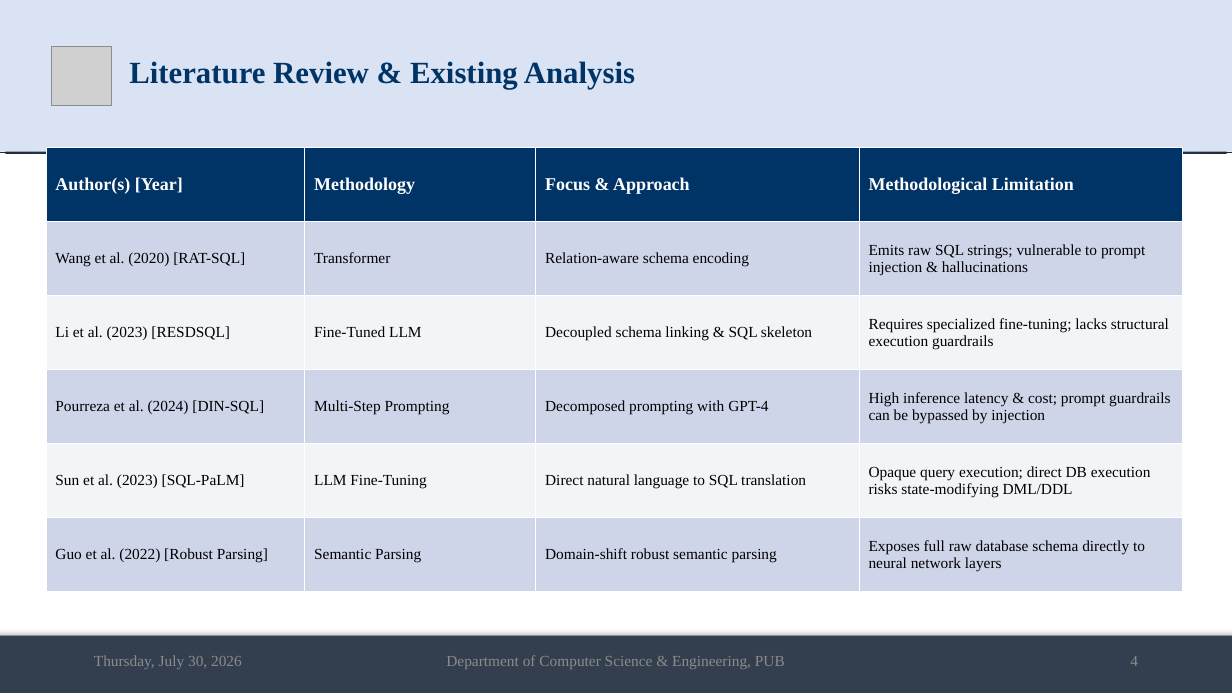
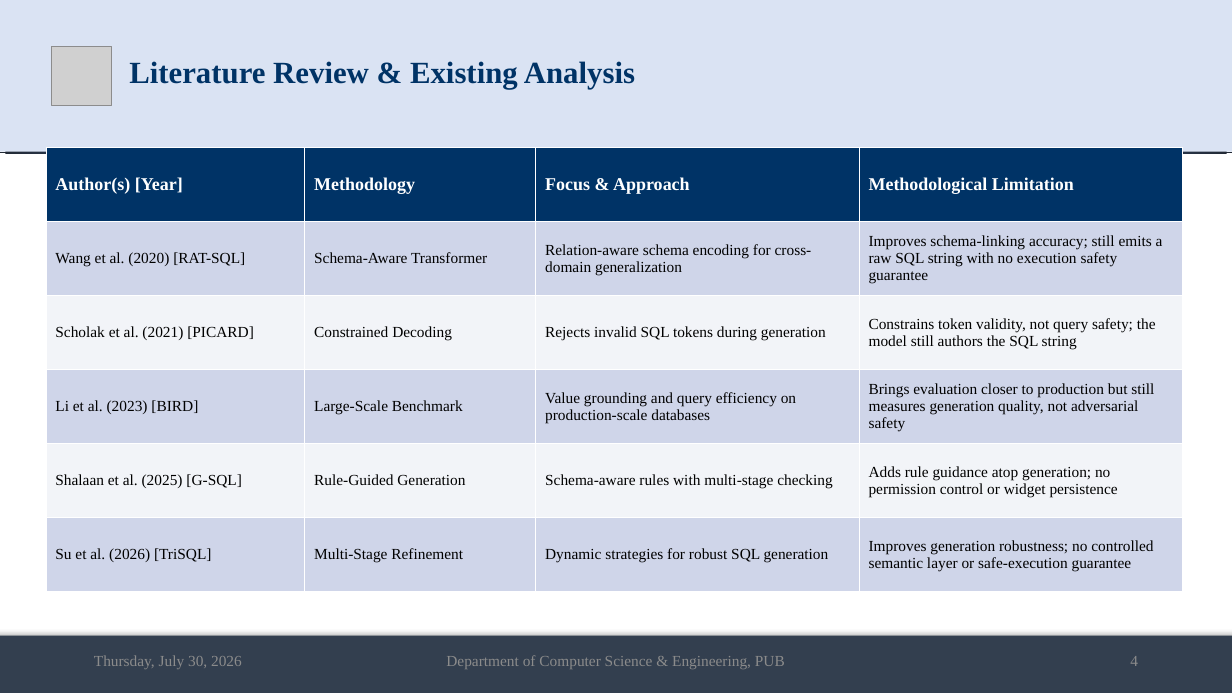
Before and after one commit to md-riaz/AEGIS-Research, a slide deck: slide 4 of docs/scripts/Md_Riaz_Mid_Defense_Final_0322310105101024.pptx. Drawn at 1232x693 pixels with LibreOffice and Linux fonts; fonts in the diff are those of the drawing; grey boxes stand for pictures. Boxes give left, top, right and bottom in pixels: in the first picture for what was removed or moved away, otherwise in the second. Text is boxed around its words. In the diff, an @@ line names an element or a change of style, - is before the commit and + after.

```diff
--- a/docs/scripts/Md_Riaz_Mid_Defense_Final_0322310105101024.pptx
+++ b/docs/scripts/Md_Riaz_Mid_Defense_Final_0322310105101024.pptx
@@ table at (46,148,1183,592) @@
-row 2: Wang et al. (2020) [RAT-SQL] | Transformer | Relation-aware schema encoding | Emits raw SQL strings; vulnerable to prompt injection & hallucinations
+row 2: Wang et al. (2020) [RAT-SQL] | Schema-Aware Transformer | Relation-aware schema encoding for cross-domain generalization | Improves schema-linking accuracy; still emits a raw SQL string with no execution safety guarantee
-row 3: Li et al. (2023) [RESDSQL] | Fine-Tuned LLM | Decoupled schema linking & SQL skeleton | Requires specialized fine-tuning; lacks structural execution guardrails
+row 3: Scholak et al. (2021) [PICARD] | Constrained Decoding | Rejects invalid SQL tokens during generation | Constrains token validity, not query safety; the model still authors the SQL string
-row 4: Pourreza et al. (2024) [DIN-SQL] | Multi-Step Prompting | Decomposed prompting with GPT-4 | High inference latency & cost; prompt guardrails can be bypassed by injection
+row 4: Li et al. (2023) [BIRD] | Large-Scale Benchmark | Value grounding and query efficiency on production-scale databases | Brings evaluation closer to production but still measures generation quality, not adversarial safety
-row 5: Sun et al. (2023) [SQL-PaLM] | LLM Fine-Tuning | Direct natural language to SQL translation | Opaque query execution; direct DB execution risks state-modifying DML/DDL
+row 5: Shalaan et al. (2025) [G-SQL] | Rule-Guided Generation | Schema-aware rules with multi-stage checking | Adds rule guidance atop generation; no permission control or widget persistence
-row 6: Guo et al. (2022) [Robust Parsing] | Semantic Parsing | Domain-shift robust semantic parsing | Exposes full raw database schema directly to neural network layers
+row 6: Su et al. (2026) [TriSQL] | Multi-Stage Refinement | Dynamic strategies for robust SQL generation | Improves generation robustness; no controlled semantic layer or safe-execution guarantee
```
Also in this commit, not shown: 4 other slides changed, 6 other files.
